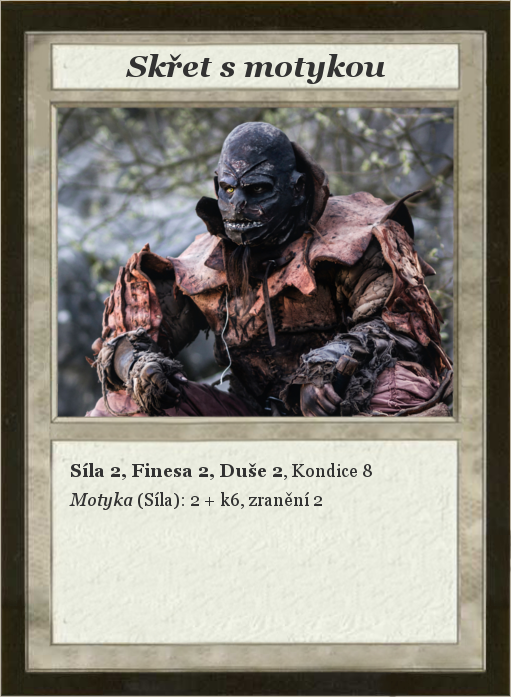
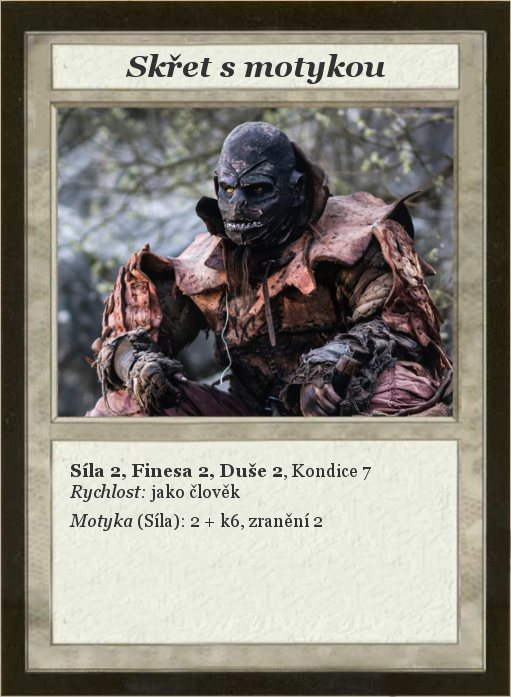
Layers edited between the first and the second (511, 697) image:
painted on "Síla 2, Finesa 2, Duše 2, Kond..." over bbox(69, 464, 372, 531)
